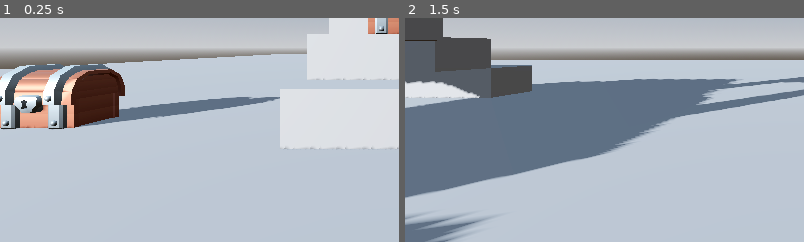
Above: before the commit, frames 1-2 (left to right).
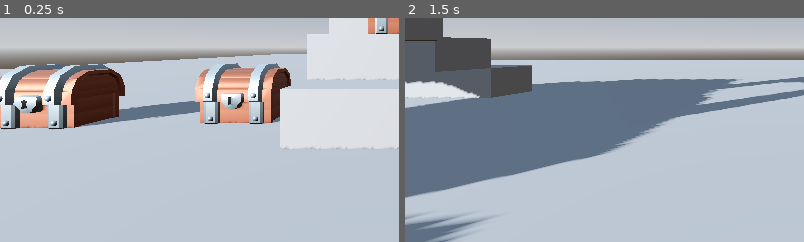
Above: after the commit, the same moments.

Repository: Sarvesh-222/ESCAPE_SFIT
Game: Godot game, scene res://Scenes/main.tscn
Same seed, same stepped clock (60 frames per second), same inputs: the game is played once before the commit and once after it.
Inputs (mouse positions are % of the whole screen's width and height, from its top left):
- Up to frame 1 (0.25 s): no input
- Up to frame 2 (1.5 s): tap Enter (ui_accept) at 0.5, 0.77 s; move the mouse to (72, 45) at 0.52 s; hold Right (ui_right) 0.53-1.25 s; click (72, 45) at 0.67 s; click "HOST" at 1.25 s
The pictures show only the part of the screen within x 0-50%, y 43-93%; the shares and areas given below are measured in that part.

The runs differ from the first frame. In frame 1, 4.9% of the frame differs, in the area x 48-73%, y 20-48%; in frame 2, nothing differs.

Commit message:
Update main.tscn

Diff:
--- a/Scenes/main.tscn
+++ b/Scenes/main.tscn
@@ -167,5 +167,8 @@
 [node name="NewCHEST" parent="." instance=ExtResource("3_jjvhh")]
 transform = Transform3D(1, 0, 0, 0, 1, 0, 0, 0, 1, -14, 2.5, 30.6)
 
+[node name="NewCHEST2" parent="." instance=ExtResource("3_jjvhh")]
+transform = Transform3D(1, 0, 0, 0, 1, 0, 0, 0, 1, -17.8, 0.5, 30.6)
+
 [connection signal="pressed" from="CanvasLayer/Host" to="." method="_on_host_pressed"]
 [connection signal="pressed" from="CanvasLayer/Join" to="." method="_on_join_pressed"]
